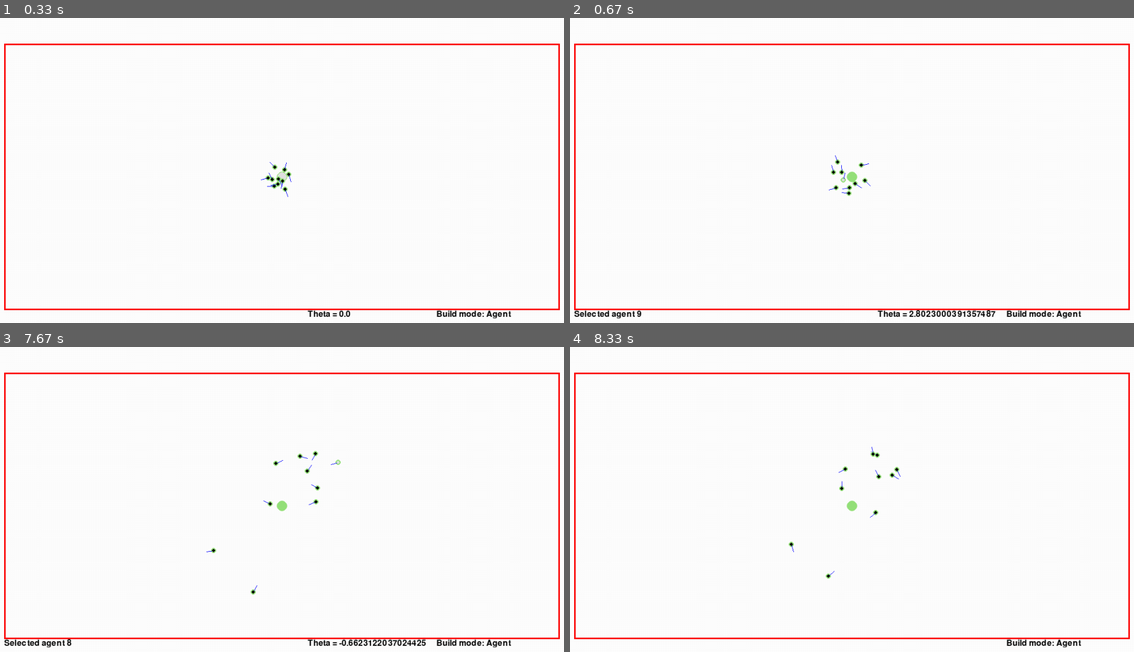
Above: before the commit, frames 1-4 (two rows, left to right).
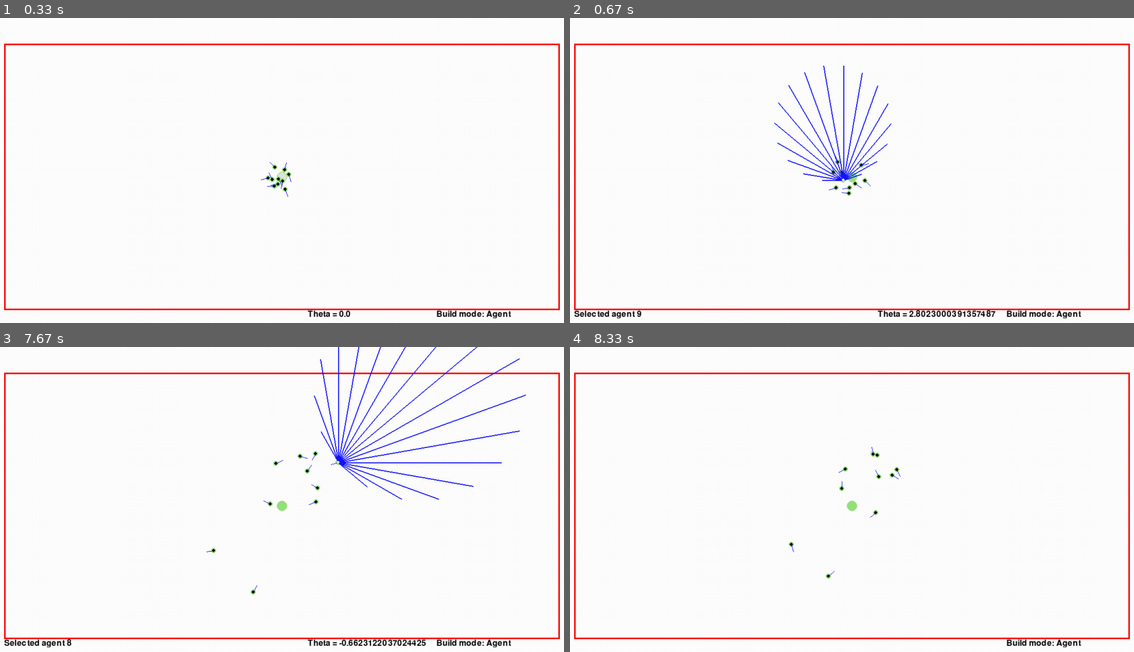
Above: after the commit, the same moments.

Repository: degoldcode/PyNaviSim
Game: pygame game, started from startercode.py
Same seed, same stepped clock (60 frames per second), same inputs: the game is played once before the commit and once after it. The source is Python 2; it was converted automatically to run under Python 3.
Inputs (mouse positions are in pixels of both pictures, inside the frame that each line leads up to):
- Up to frame 1 (0.33 s): no input
- Up to frame 2 (0.67 s): click (852, 176) at 0.4 s
- Up to frame 3 (7.67 s): click (332, 423) at 0.73 s; tap G at 1, 3.57 s; tap A at 2.17, 4.67 s; click (338, 462) at 7.53 s
- Up to frame 4 (8.33 s): click (682, 493) at 7.87 s; tap A at 8.2 s; click (654, 432) at 8.23 s; tap G at 8.28 s

Frame 1 is identical in both runs. In frame 2, 1.1% of the frame differs, in the area x 36-58%, y 15-54%; in frame 3, 1.8%, in the area x 55-94%, y 0-51%; in frame 4, nothing differs.

Commit message:
controller update

Diff:
--- a/agent.py
+++ b/agent.py
@@ -21,6 +21,7 @@
         self.color = (0,0,0)
         self.mode_run = 0
         self.npos = vec2d(0,0)
+        self.control = Controller()
 
     def update(self):
         dir = vec2d(0,0)
@@ -29,8 +30,8 @@
         elif self.mode_run == 1:
             dphi = 0.5*(sin(self.theta-self.phi-pi))
         self.phi += dphi
-        dir.x = 3*cos(self.phi)
-        dir.y = 3*sin(self.phi)
+        dir.x = 3.*cos(self.phi)
+        dir.y = 3.*sin(self.phi)
         if uniform(0.,1.) < self.pdrop:
             self.drop()
         for ph in self.pheros:
@@ -45,19 +46,48 @@
         self.pos= self.pos + dir
         self.dist = sqrt((self.pos.x-self.npos.x)*(self.pos.x-self.npos.x) + (self.pos.y-self.npos.y)*(self.pos.y-self.npos.y))
         self.theta = atan2(self.pos.y-self.npos.y,self.pos.x-self.npos.x)
+        self.control.update(self.phi, 3.)
+
 
     def drop(self):
         ph= Pheromone(self.pos)
         self.pheros.append(ph)
 
 class Controller:
-    def __init__(self, pos):
-        self.number=0
+    def __init__(self):
+        self.num_units=360
+        self.PIN = PIN(self.num_units)
+
+    def update(self, angle, speed):
+        self.PIN.update(angle, speed)
+
+class PIN:
+    def __init__(self, num):
+        self.num_units= num
+        self.HD = CircularArray(self.num_units)
+        self.G = CircularArray(self.num_units)
+        self.M = CircularArray(self.num_units)
+        self.PI = CircularArray(self.num_units)
+        self.cosker = np.zeros((self.num_units,self.num_units))
+        for i in range(0,self.num_units):
+            for j in range(0,self.num_units):
+                self.cosker[i,j] = cos(2.*pi*(i-j)/self.num_units)
+
+
+    def update(self, angle, speed):
+        self.HD.activity = np.cos(angle-self.HD.pref)
+        self.G.activity = speed*self.HD.activity
+        np.clip(self.G.activity,0.,1.)
+        self.M.activity = self.G.activity + self.M.activity
+        self.PI.activity = np.dot(self.cosker, self.M.activity)
 
 class CircularArray:
     def __init__(self, num_elem):
         self.N = num_elem
         self.activity = np.array(range(self.N))
+        self.pref = np.array(range(self.N))
+        for i in range(0,self.N):
+            self.pref[i] = 2.*pi*i/self.N
 
 class Pheromone:
     def __init__(self, pos):
--- a/startercode.py
+++ b/startercode.py
@@ -2,7 +2,7 @@
 import pygame
 from pygame.locals import *
 from vec2d import vec2d
-from math import cos, sin
+from math import cos, sin, pi
 from environment import Environment
 pygame.init()
 
@@ -227,6 +227,13 @@
                 dirct.x = int(15*cos(a.phi))
                 dirct.y = int(15*sin(a.phi))
                 pygame.draw.line(self.screen, (0,0,255), a.pos+self.topx, (a.pos+self.topx+dirct))
+                if a==self.e.selected:
+                    for i in range(0,36):
+                        dirct = vec2d(0,0)
+                        dirct.x = int(0.01*a.control.PIN.PI.activity[10*i]*cos(2*pi*i/36.))
+                        dirct.y = int(0.01*a.control.PIN.PI.activity[10*i]*sin(2*pi*i/36.))
+                        pygame.draw.line(self.screen, (20,20,255), a.pos+self.topx, (a.pos+self.topx+dirct), 2)
+
 
                 if a==self.e.selected:
                     pygame.draw.circle(self.screen, (225,225,225), a.pos+self.topx, a.size-2)
